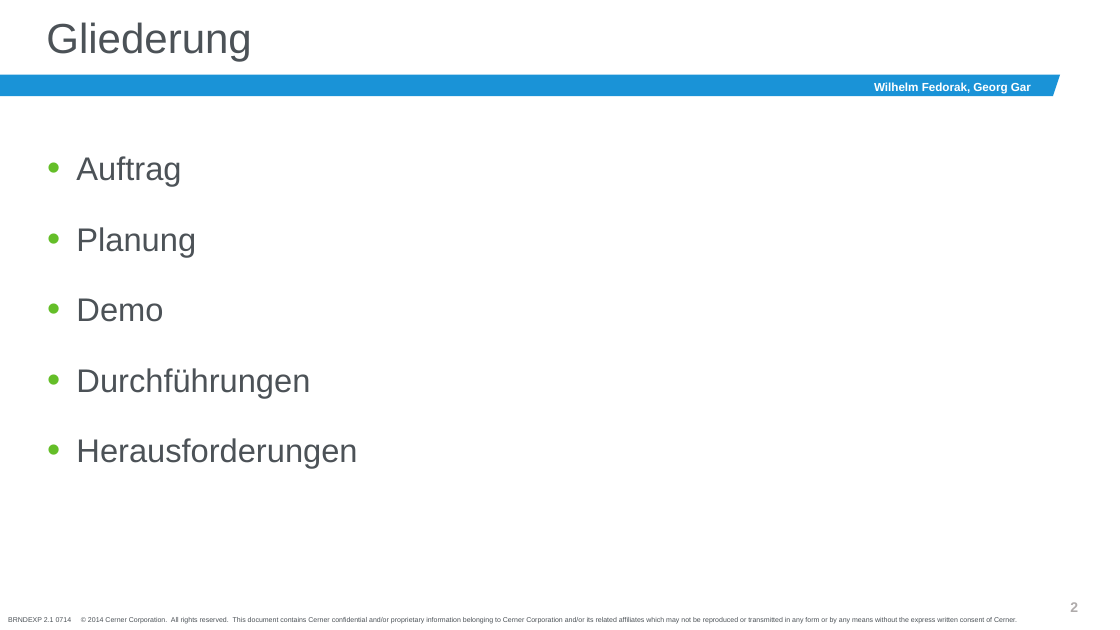
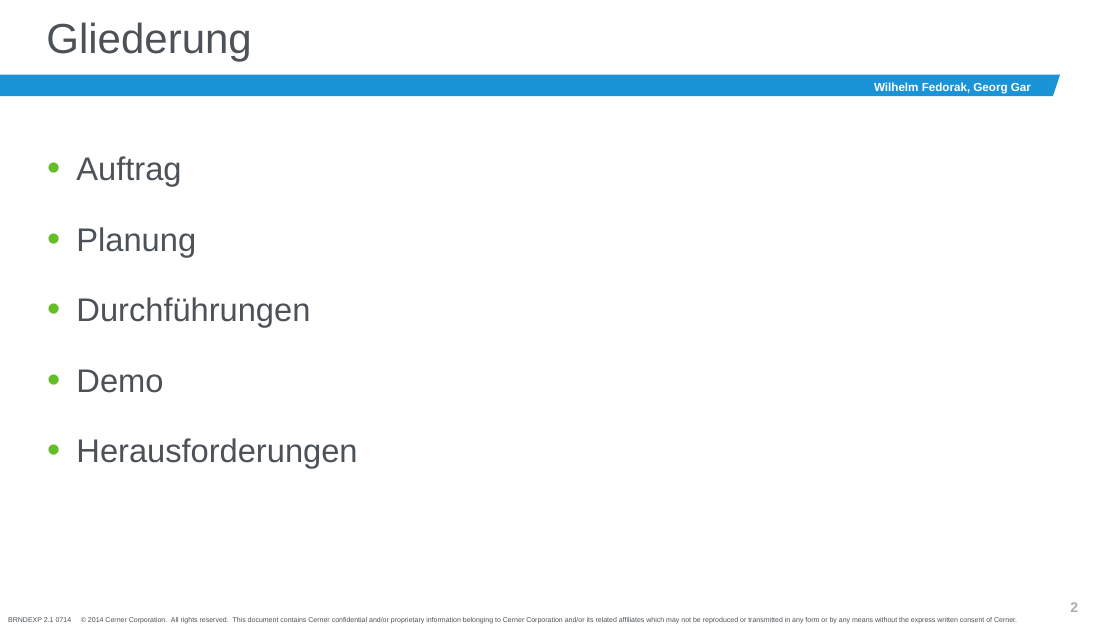
Before and after one commit to Georhelm/SchulProjekt, a slide deck: slide 3 of SchulProjektPräsentation.pptx. Drawn at 1120x630 pixels with LibreOffice and Linux fonts; fonts in the diff are those of the drawing; background and template pictures are left out. Boxes give left, top, right and bottom in pixels: in the first picture for what was removed or moved away, otherwise in the second. Text is boxed around its words. In the diff, an @@ line names an element or a change of style, - is before the commit and + after.

Commit message:
Updated presentation

```diff
--- a/SchulProjektPräsentation.pptx
+++ b/SchulProjektPräsentation.pptx
@@ text at bbox=[76, 297, 310, 327]: paragraph added @@
+• Durchführungen
@@ text at bbox=[76, 368, 310, 398]: paragraph removed @@
-• Durchführungen
```
Also in this commit, not shown: 11 other slides changed.
